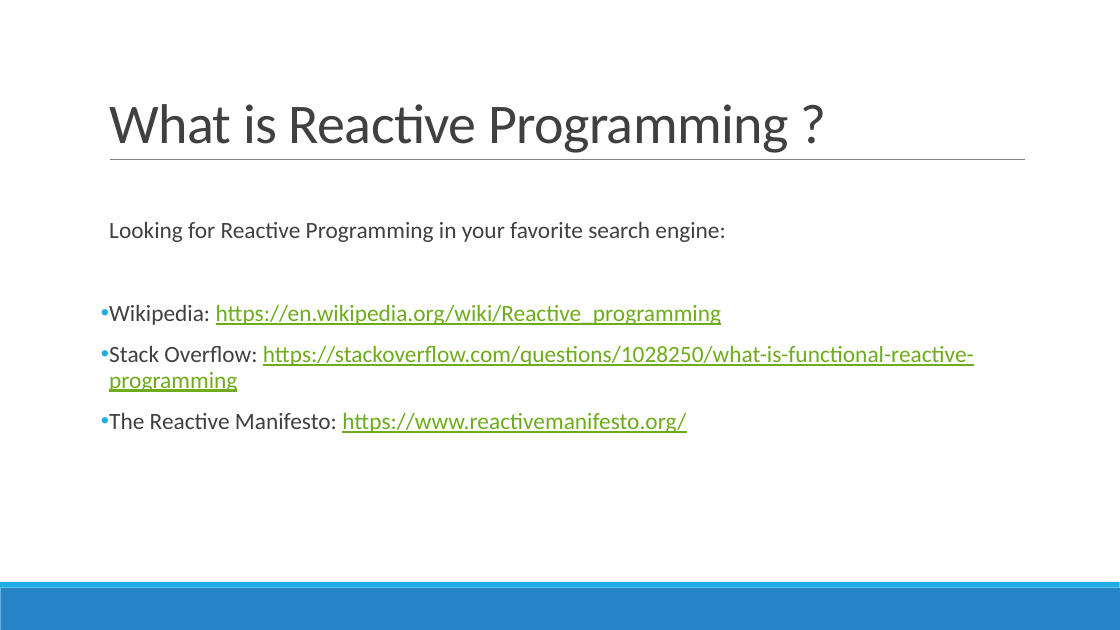
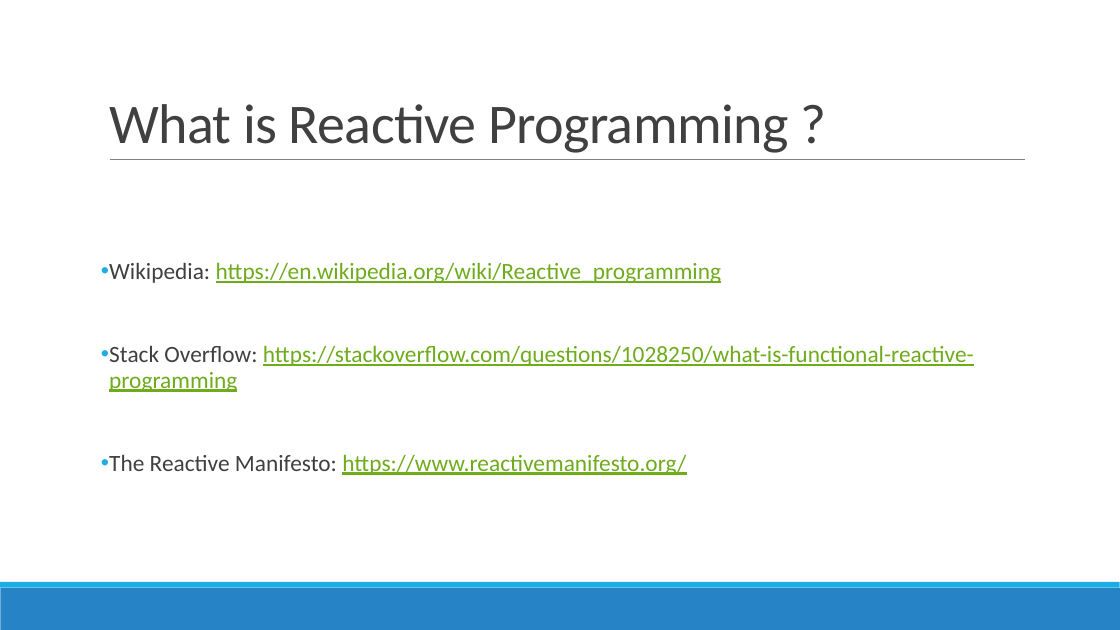
Before and after one commit to AGiorgetti/rxjs101, a slide deck: slide 2 of ReactiveProgramming_RxJS.pptx. Drawn at 1120x630 pixels with LibreOffice and Linux fonts; fonts in the diff are those of the drawing. Boxes give left, top, right and bottom in pixels: in the first picture for what was removed or moved away, otherwise in the second. Text is boxed around its words. In the diff, an @@ line names an element or a change of style, - is before the commit and + after.

```diff
--- a/ReactiveProgramming_RxJS.pptx
+++ b/ReactiveProgramming_RxJS.pptx
@@ text at <box>109,222,725,242</box>: paragraph removed @@
-  Looking for Reactive Programming in your favorite search engine:
```
Also in this commit, not shown: 3 other slides changed, 5 other files.
